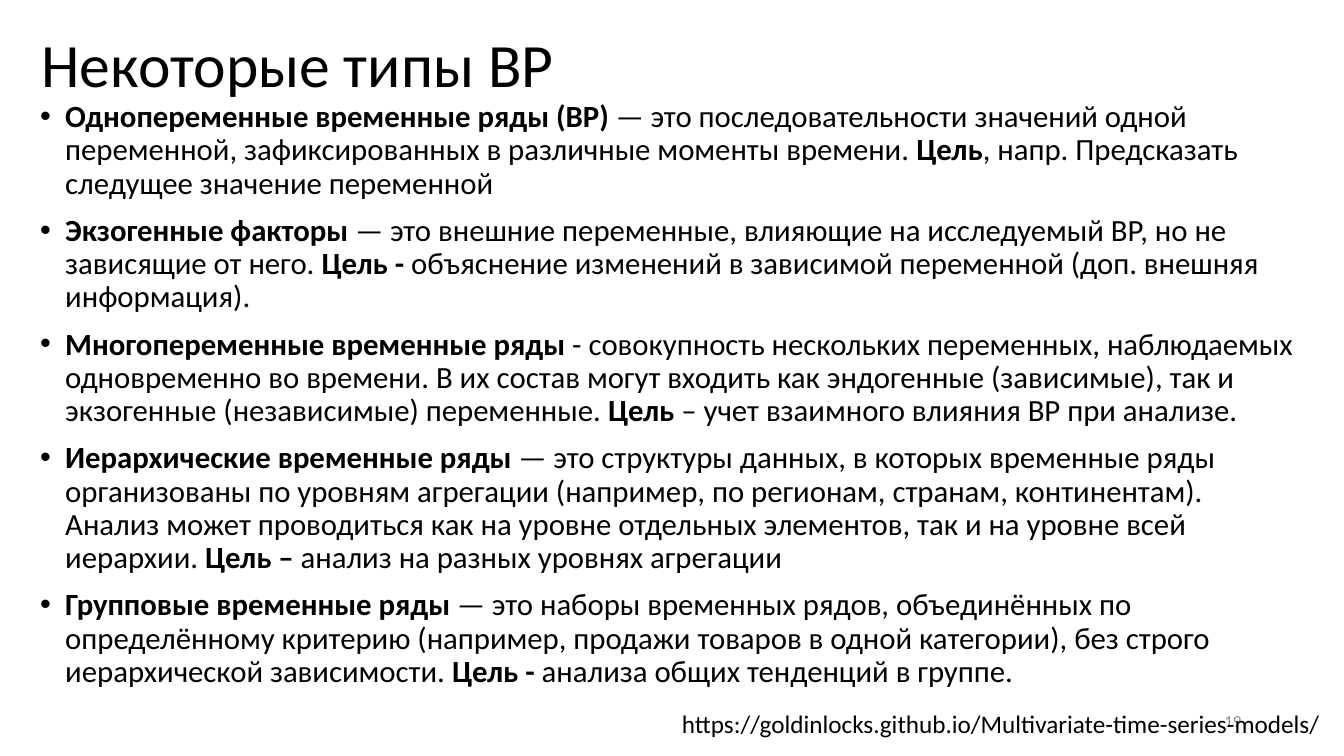
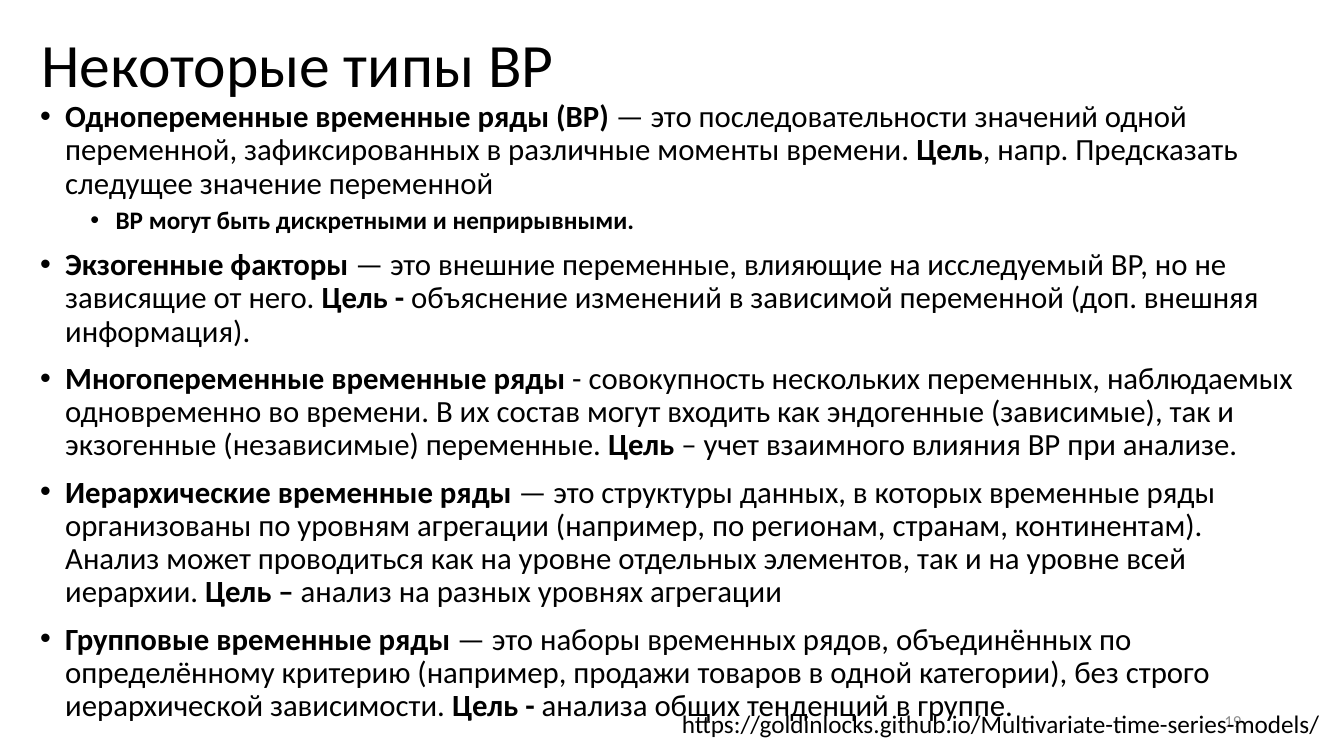
Before and after one commit to MVRonkin/TimeSeriesCourse, a slide deck: slide 19 of 2026/LEC/01-1 Введение в АВР.pptx. Drawn at 1344x756 pixels with LibreOffice and Linux fonts; fonts in the diff are those of the drawing. Boxes give left, top, right and bottom in pixels: in the first picture for what was removed or moved away, otherwise in the second. Text is boxed around its words. In the diff, an @@ line names an element or a change of style, - is before the commit and + after.

```diff
--- a/2026/LEC/01-1 Введение в АВР.pptx
+++ b/2026/LEC/01-1 Введение в АВР.pptx
@@ text at <box>116,211,635,233</box>: paragraph added @@
+  • ВР могут быть дискретными и неприрывными.
```
Also in this commit, not shown: 2 other slides changed, 1 other file.
